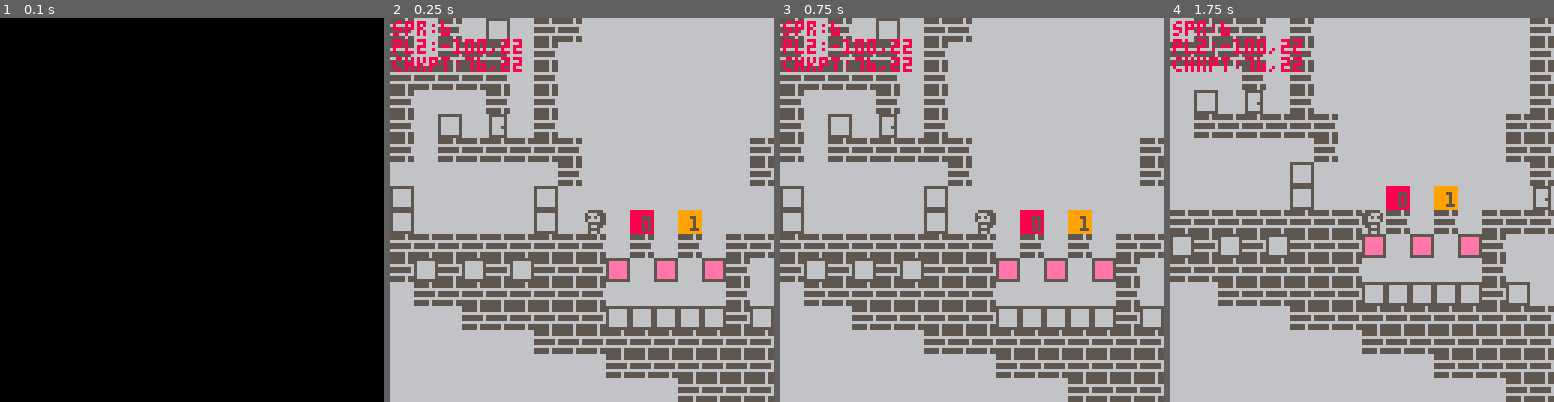
Above: before the commit, frames 1-4 (left to right).
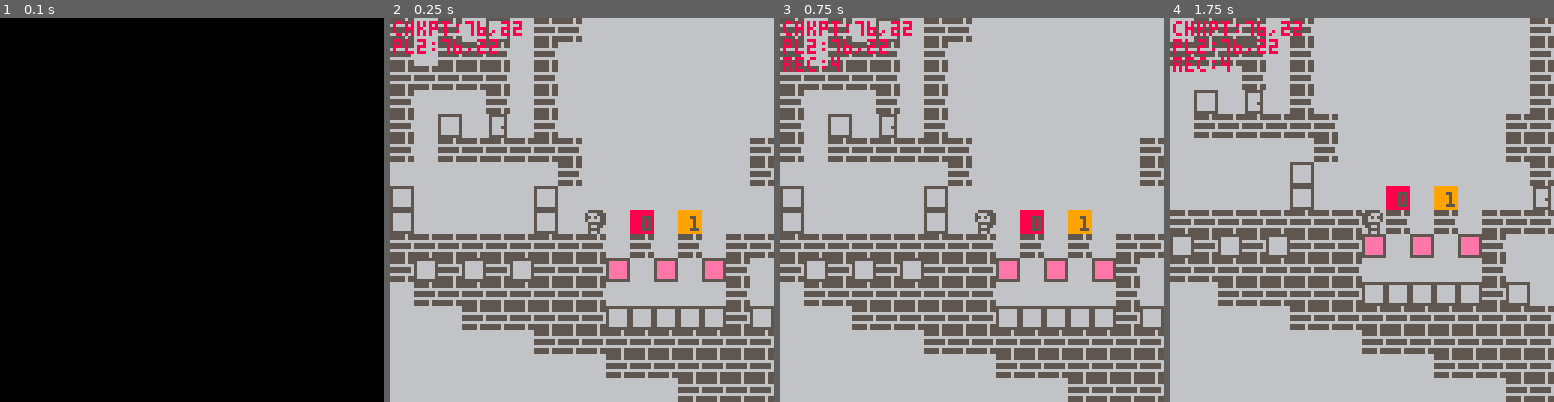
Above: after the commit, the same moments.

Repository: krscott/blockdudette
Game: PICO-8 cartridge blockdudette.p8
Same seed, same stepped clock (60 frames per second), same inputs: the game is played once before the commit and once after it.
Inputs:
- Up to frame 1 (0.1 s): no input
- Up to frame 2 (0.25 s): no input
- Up to frame 3 (0.75 s): tap X (X key) at 0.33 s; tap O (Z key) at 0.7 s
- Up to frame 4 (1.75 s): tap X (X key) at 1.07 s; hold Right from 1.6 s (still down); tap O (Z key) at 1.7 s

Frame 1 is identical in both runs. In frame 2, 1.4% of the frame differs, in the area x 0-35%, y 0-15%; in frame 3, 1.4%; in frame 4, 1.4%.

Commit message:
Add input recording

Diff:
--- a/blockdudette.p8
+++ b/blockdudette.p8
@@ -3,6 +3,13 @@
 __lua__
 -- main
 
+-- filename to record inputs.
+-- set to nil to disable
+rec_inp_fn="inputs.txt"
+if rec_inp_fn then
+	printh("",rec_inp_fn,true)
+end
+
 -- loop functions
 function _init()
 	cls()
@@ -30,6 +37,16 @@
 	assert(state!=nil)
 end
 
+function btnp_rec(i)
+	local out=btnp(i)
+	if rec_inp_fn and out then
+		--add(recorded_inputs,i)
+		debug("rec",i)
+		printh(tostr(i),rec_inp_fn)
+	end
+	return out
+end
+
 function input(spec)
 	local any=false
 
@@ -37,7 +54,7 @@
 		if spec!=nil then
 			return spec[i]
 		else
-			return btnp(i)
+			return btnp_rec(i)
 		end
 	end
 
@@ -185,6 +202,7 @@
 		y=plxy.y,
 		right=false, --face right
 		carry=false, --carry block
+		hidden=false,
 		input=input({})
 	})
 
@@ -192,8 +210,8 @@
 		-- init player object
 		pl=pl,
 		pl2=cp(pl,{
-			x=-100,
 			s=sp_pl2,
+			hidden=true,
 		}),
 		blocks=blocks,
 		blocks_reset=blocks,
@@ -222,12 +240,11 @@
 				}),
 				state.blocks_reset
 			),
-			events=fpmap(
-				function (evt)
-					return cp(evt,{done=true})
-				end,
-				state.events
-			)
+			pl2=cp(pl2,{
+				carry=false,
+			}),
+			events=
+				stop_events(state.events),
 		})
 	end
 
@@ -284,22 +301,23 @@
 	end
 
 	for pl in all(pls) do
-		debug("spr",pl.s)
-		-- player sprite
- 	spr(
- 		pl.s,
- 		g2w(pl.x),g2w(pl.y),
- 		1,1,
- 		pl.right
- 	)
-
- 	-- carry block sprite
- 	if pl.carry then
- 		spr(
- 			sp_block,
- 			g2w(pl.x),g2w(pl.y-1)
- 		)
- 	end
+  if not pl.hidden then
+ 		-- player sprite
+  	spr(
+  		pl.s,
+  		g2w(pl.x),g2w(pl.y),
+  		1,1,
+  		pl.right
+  	)
+
+  	-- carry block sprite
+  	if pl.carry then
+  		spr(
+  			sp_block,
+  			g2w(pl.x),g2w(pl.y-1)
+  		)
+  	end
+  end
 	end
 
 	-- block sprites
@@ -520,14 +538,17 @@
 	)
 	if trig and evts[trig.n]==nil
 		 then
-		return cp(evts,{
-			[trig.n]={
-				n=trig.n,
-				frame=0,
-				x=xy.x,
-				y=xy.y,
-			}
-		})
+		return cp(
+			stop_events(evts),
+			{
+ 			[trig.n]={
+ 				n=trig.n,
+ 				frame=0,
+ 				x=xy.x,
+ 				y=xy.y,
+ 			}
+ 		}
+ 	)
 	else
 		return evts
 	end
@@ -567,46 +588,55 @@
 
 anims={
 	[0]={
-		⬅️,⬇️,⬅️,➡️,⬇️,⬆️,⬆️,➡️,⬇️,
-		➡️,⬅️,⬇️,⬆️,⬆️,⬅️,⬅️
+		0,3,0,1,3,2,2,1,3,1,0,3,2,2,
+		0,0,
 	},
 	[1]={
-	 ➡️,➡️,➡️,➡️,⬅️,⬇️,⬅️,➡️,⬇️,
-	 ⬅️,⬅️,⬅️,➡️,⬇️,➡️,⬅️,⬇️,➡️,
-	 ➡️,➡️,➡️,➡️,➡️,➡️,➡️,➡️,➡️
+ 	1,1,1,1,0,3,0,1,3,0,0,0,1,3,
+ 	1,0,3,1,1,1,1,1,1,1,1,1,1,
 	}
 }
 
 event_f={
 
 	[0]=function (state,evt)
-		local nstate
+		local nstate=state
+
 		if evt.frame==0 then
-			nstate=cp(state,{
+			nstate=cp(nstate,{
 				pl2=cp(state.pl2,{
 					x=85,
-					y=26
+					y=26,
+					hidden=false,
+					carry=false,
 				})
 			})
-		else
-			nstate=state
 		end
 
 		return animate(nstate,evt)
 	end,
 
 	[1]=function (state,evt)
-		local nstate
+		local nstate=state
+
 		if evt.frame==0 then
-			nstate=cp(state,{
+			nstate=cp(nstate,{
 				pl2=cp(state.pl2,{
 					x=83,
-					y=22
+					y=22,
+					hidden=false,
+					carry=false,
 				})
 			})
-		else
-			nstate=state
-		end
+		elseif evt.frame>=271 then
+			nstate=cp(nstate,{
+				pl2=cp(state.pl2,{
+					hidden=true,
+				})
+			})
+		end
+
+		debug("frame",evt.frame)
 
 		return animate(nstate,evt)
 	end,
@@ -636,8 +666,6 @@
 			or anim[kfr]==nil	then
 		return state,nevt
 	end
-
-	debug("kfr",kfr)
 
 	local pl2inp=input({
 		[anim[kfr]]=true
@@ -649,6 +677,15 @@
 		})
 	}),nevt
 end
+
+function stop_events(evts)
+	return fpmap(
+		function (evt)
+			return cp(evt,{done=true})
+		end,
+		evts
+	)
+end
 -->8
 -- test state
 
@@ -709,9 +746,18 @@
 end
 -->8
 -- notes
-
--- flags:
--- 0: air
+--[[
+
+todo
+----
+. improve event stopping
+
+
+sprite flags
+------------
+0: air
+
+--]]
 -->8
 -- fp helpers
 
